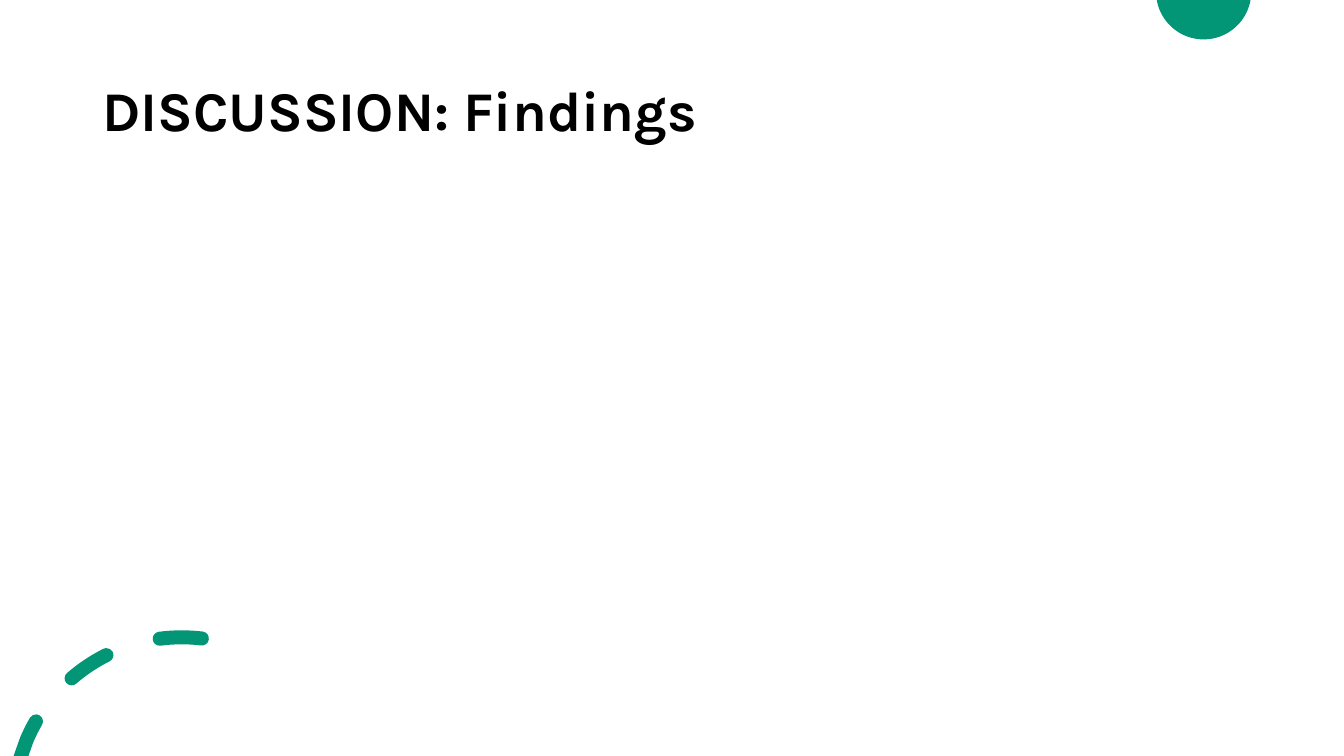
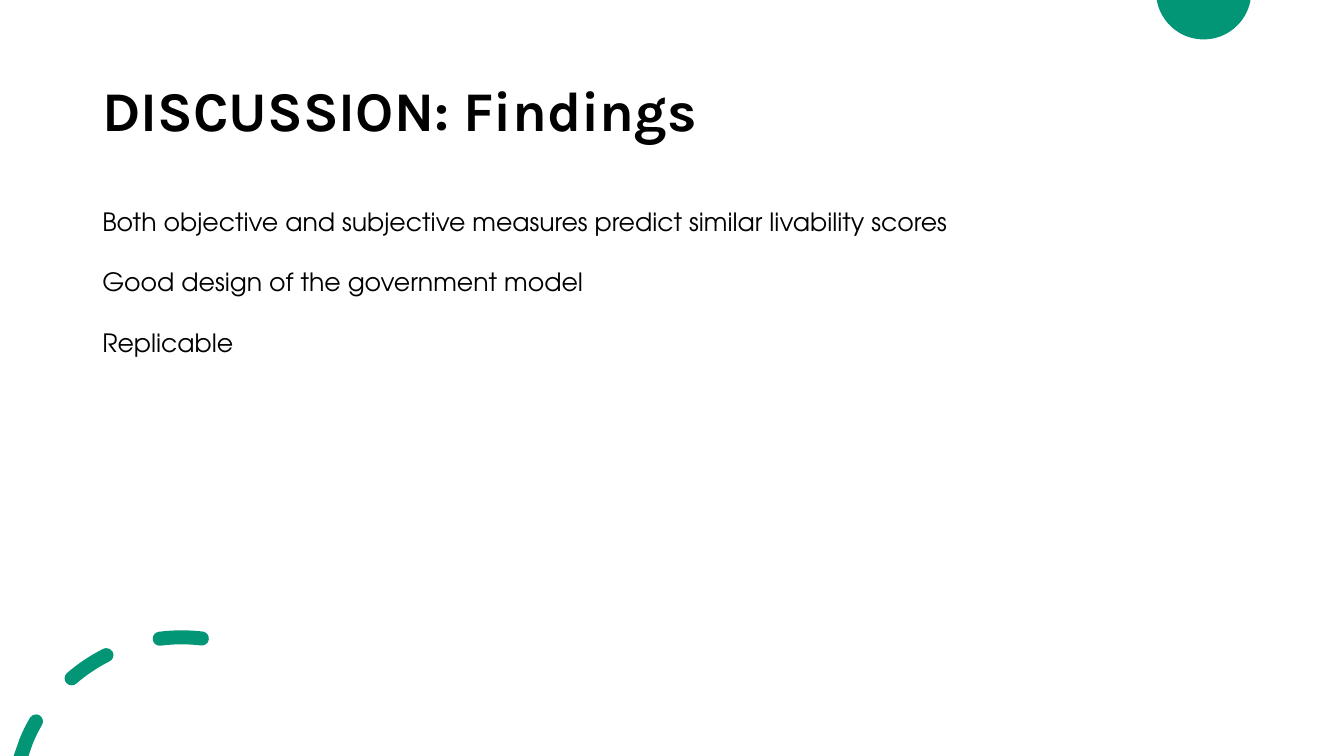
Before and after one commit to ilaluna/LIVING-SICSS, a slide deck: slide 13 of LIVING-SICCS.pptx. Drawn at 1344x756 pixels with LibreOffice and Linux fonts; fonts in the diff are those of the drawing. Boxes give left, top, right and bottom in pixels: in the first picture for what was removed or moved away, otherwise in the second. Text is boxed around its words. In the diff, an @@ line names an element or a change of style, - is before the commit and + after.

```diff
--- a/LIVING-SICCS.pptx
+++ b/LIVING-SICCS.pptx
@@ text added at (102, 212, 947, 357), 18 pt, text #000000 @@
+Both objective and subjective measures predict similar livability scores
+Good design of the government model
+Replicable
```
Also in this commit, not shown: 2 other slides changed, 2 slides added.
